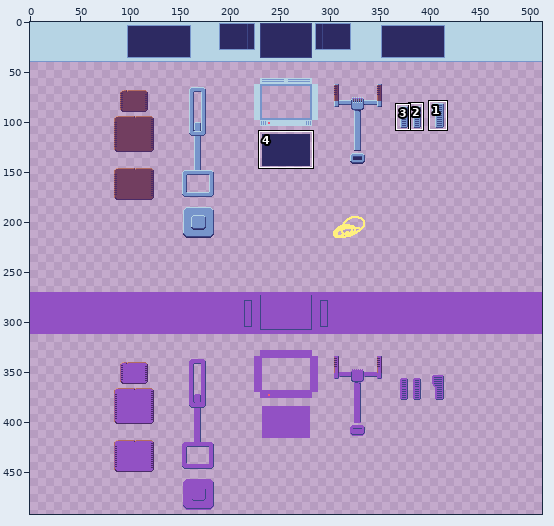
One commit to this pixel-art file: level/spaceship/cockpit/cockpit.aseprite. The first picture is a wide view before the edit; the outline marks the close-up.
Close-up. Earlier state:
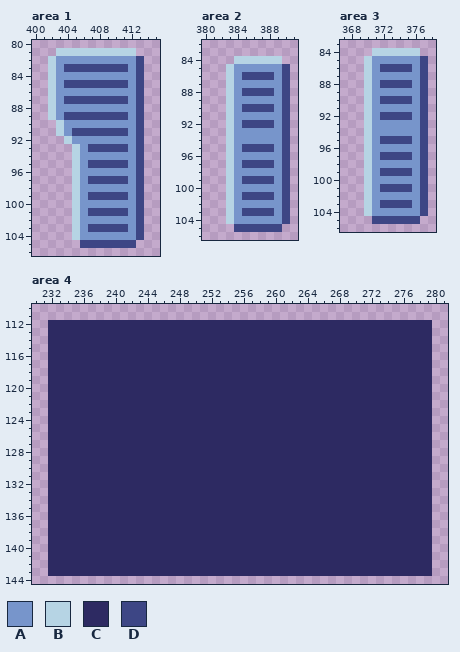
512x512 pixels, 1 frame. Shown: area 1: x 400..415, y 80..106; area 2: x 380..391, y 82..106; area 3: x 367..378, y 83..106; area 4: x 230..281, y 110..144. The wide view leaves out empty margins. The commit also changed other parts of the picture, which this record leaves out.
Palette (. is transparent): A #7795cb  B #b6d4e4  C #2d2a62  D #3d4685
After the commit:
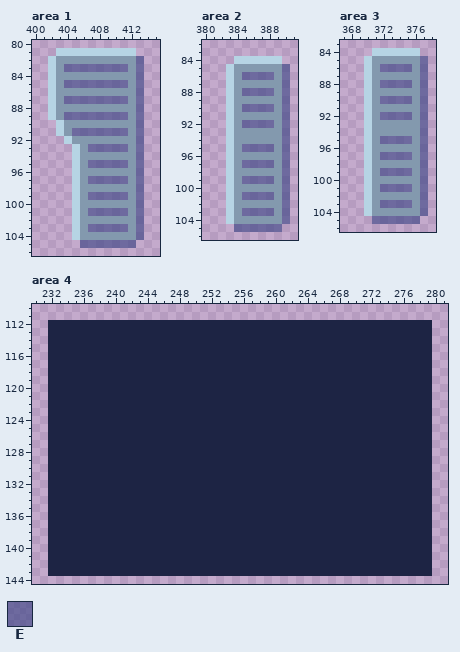
Colours new in this view: E #3d4685a2
The edit:
colour A: #7795cb -> #8399ae
colour C: #2d2a62 -> #1d2444
Area 1:
y 82: x 413 D -> E
y 83: x 404..411 DDDDDDDD -> EEEEEEEE; x 413 D -> E
y 84: x 413 D -> E
y 85: x 404..411 DDDDDDDD -> EEEEEEEE; x 413 D -> E
y 86: x 413 D -> E
y 87: x 404..411 DDDDDDDD -> EEEEEEEE; x 413 D -> E
y 88: x 413 D -> E
y 89: x 404..411 DDDDDDDD -> EEEEEEEE; x 413 D -> E
y 90: x 413 D -> E
y 91: x 405..411 DDDDDDD -> EEEEEEE; x 413 D -> E
y 92: x 413 D -> E
y 93: x 407..411 DDDDD -> EEEEE; x 413 D -> E
y 94: x 413 D -> E
y 95: x 407..411 DDDDD -> EEEEE; x 413 D -> E
y 96: x 413 D -> E
y 97: x 407..411 DDDDD -> EEEEE; x 413 D -> E
y 98: x 413 D -> E
y 99: x 407..411 DDDDD -> EEEEE; x 413 D -> E
y 100: x 413 D -> E
y 101: x 407..411 DDDDD -> EEEEE; x 413 D -> E
y 102: x 413 D -> E
y 103: x 407..411 DDDDD -> EEEEE; x 413 D -> E
y 104: x 413 D -> E
y 105: x 406..412 DDDDDDD -> EEEEEEE
Area 2:
y 85: x 390 D -> E
y 86: x 385..388 DDDD -> EEEE; x 390 D -> E
y 87: x 390 D -> E
y 88: x 385..388 DDDD -> EEEE; x 390 D -> E
y 89: x 390 D -> E
y 90: x 385..388 DDDD -> EEEE; x 390 D -> E
y 91: x 390 D -> E
y 92: x 385..388 DDDD -> EEEE; x 390 D -> E
y 93..94: x 390 D -> E
y 95: x 385..388 DDDD -> EEEE; x 390 D -> E
y 96: x 390 D -> E
y 97: x 385..388 DDDD -> EEEE; x 390 D -> E
y 98: x 390 D -> E
y 99: x 385..388 DDDD -> EEEE; x 390 D -> E
y 100: x 390 D -> E
y 101: x 385..388 DDDD -> EEEE; x 390 D -> E
y 102: x 390 D -> E
y 103: x 385..388 DDDD -> EEEE; x 390 D -> E
y 104: x 390 D -> E
y 105: x 384..389 DDDDDD -> EEEEEE
Area 3:
y 85: x 377 D -> E
y 86: x 372..375 DDDD -> EEEE; x 377 D -> E
y 87: x 377 D -> E
y 88: x 372..375 DDDD -> EEEE; x 377 D -> E
y 89: x 377 D -> E
y 90: x 372..375 DDDD -> EEEE; x 377 D -> E
y 91: x 377 D -> E
y 92: x 372..375 DDDD -> EEEE; x 377 D -> E
y 93..94: x 377 D -> E
y 95: x 372..375 DDDD -> EEEE; x 377 D -> E
y 96: x 377 D -> E
y 97: x 372..375 DDDD -> EEEE; x 377 D -> E
y 98: x 377 D -> E
y 99: x 372..375 DDDD -> EEEE; x 377 D -> E
y 100: x 377 D -> E
y 101: x 372..375 DDDD -> EEEE; x 377 D -> E
y 102: x 377 D -> E
y 103: x 372..375 DDDD -> EEEE; x 377 D -> E
y 104: x 377 D -> E
y 105: x 371..376 DDDDDD -> EEEEEE
Boxes around the changes in both close-ups, in picture pixels (x1, y1, x2, y2):
changed: (56, 56, 144, 248)
changed: (234, 64, 290, 232)
changed: (372, 56, 428, 224)
changed: (48, 320, 432, 576)
